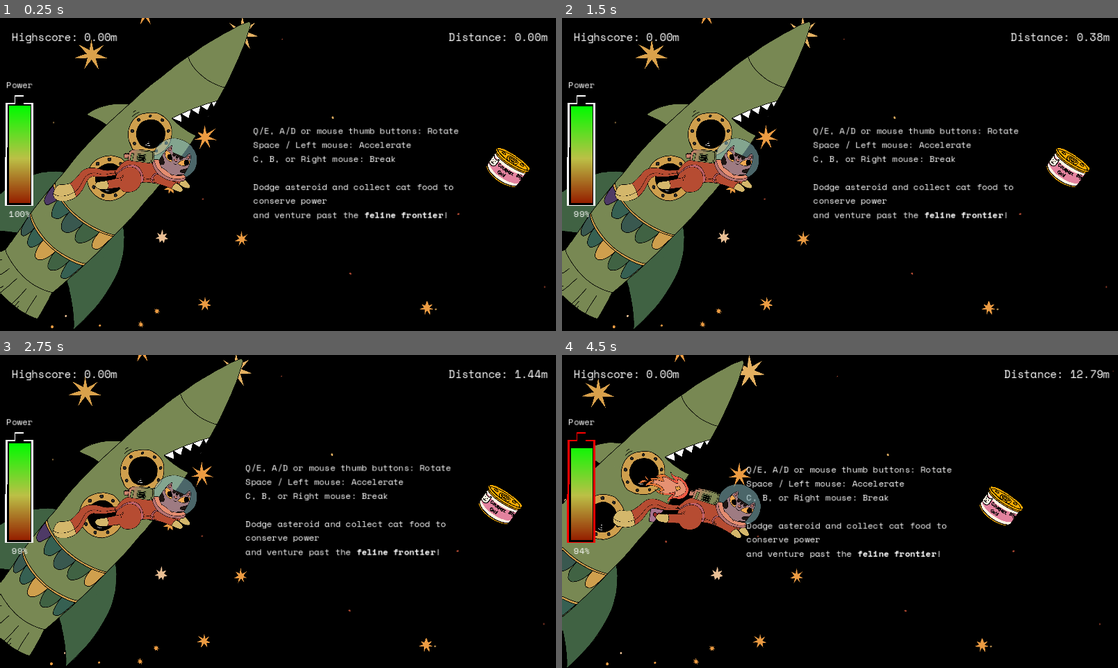
Above: before the commit, frames 1-4 (two rows, left to right).
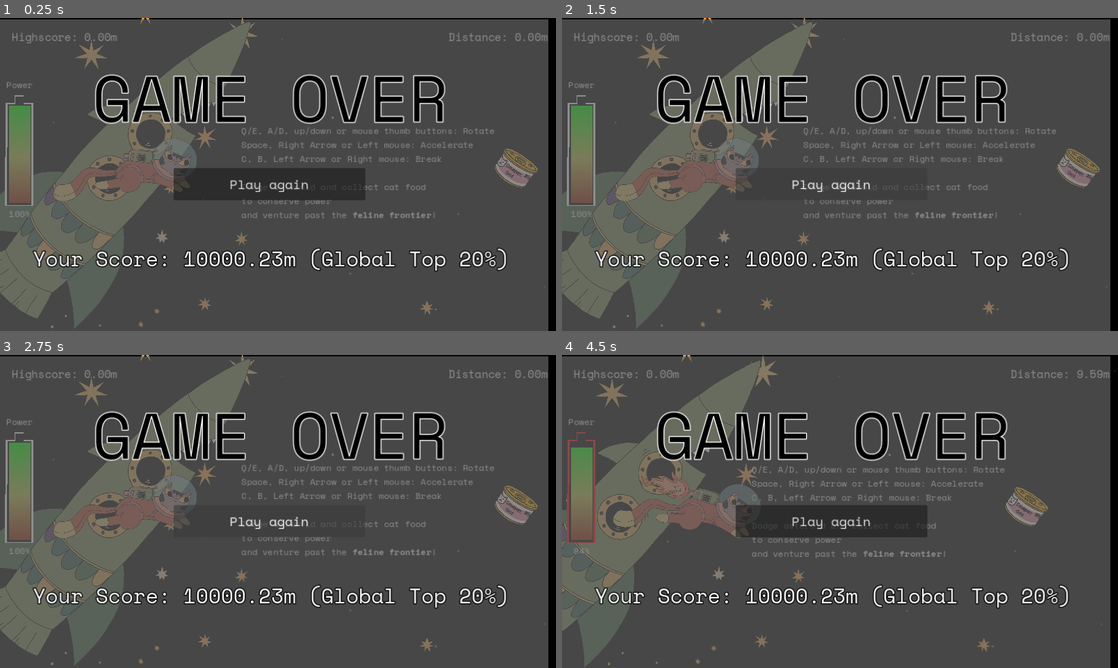
Above: after the commit, the same moments.

Repository: bene-labs/Feline-Frontier
Game: Godot game, scene res://scenes/game.tscn
The game is run twice, just before and just after one commit, with the same random seed, the same clock (stepped at 60 frames per second) and the same inputs. Sound files missing from this copy of the repository are replaced by a short silence.
Inputs (mouse positions are in pixels of both pictures, inside the frame that each line leads up to):
- Up to frame 1 (0.25 s): no input
- Up to frame 2 (1.5 s): click (828, 183) at 0.5 s, where only the run after the commit has a clickable "Play again"; click (828, 183) at 1.25 s, where only the run after the commit has a clickable "Play again"
- Up to frame 3 (2.75 s): click (266, 520) at 2 s, where only the run after the commit has a clickable "Play again"
- Up to frame 4 (4.5 s): move the mouse to (962, 495) at 2.77 s; hold E (roate_right) 2.78-3.53 s; hold Space (boost) 2.78-3.53 s; move the mouse to (728, 527) at 3.52 s; hold Q (rotate_left) 3.53-4.28 s; right-click (728, 527) at 3.6 s; move the mouse to (895, 442) at 4.27 s; hold E (roate_right) from 4.28 s (still down); hold Space (boost) from 4.28 s (still down)

The runs differ from the first frame. In frame 1, 95% of the frame differs, in the area x 0-99%, y 0-100%; in frame 2, 95%; in frame 3, 95%; in frame 4, 95%.

Commit message:
fix music, adjust ui

Diff:
--- a/project.godot
+++ b/project.godot
@@ -32,6 +32,7 @@
 "events": [Object(InputEventKey,"resource_local_to_scene":false,"resource_name":"","device":0,"window_id":0,"alt_presse …(189 unchanged characters)…
 , null, Object(InputEventMouseButton,"resource_local_to_scene":false,"resource_name":"","device":-1,"window_id":0,"alt_ …(250 unchanged characters)…
 , Object(InputEventJoypadButton,"resource_local_to_scene":false,"resource_name":"","device":-1,"button_index":0,"pressure":0.0,"pressed":false,"script":null)
+, Object(InputEventKey,"resource_local_to_scene":false,"resource_name":"","device":-1,"window_id":0,"alt_pressed":false,"shift_pressed":false,"ctrl_pressed":false,"meta_pressed":false,"pressed":false,"keycode":4194321,"physical_keycode":0,"key_label":0,"unicode":0,"location":0,"echo":false,"script":null)
 ]
 }
 rotate_left={
@@ -40,6 +41,7 @@
 , Object(InputEventMouseButton,"resource_local_to_scene":false,"resource_name":"","device":-1,"window_id":0,"alt_presse …(244 unchanged characters)…
 , Object(InputEventKey,"resource_local_to_scene":false,"resource_name":"","device":-1,"window_id":0,"alt_pressed":false …(182 unchanged characters)…
 , Object(InputEventJoypadButton,"resource_local_to_scene":false,"resource_name":"","device":-1,"button_index":13,"pressure":0.0,"pressed":false,"script":null)
+, Object(InputEventKey,"resource_local_to_scene":false,"resource_name":"","device":-1,"window_id":0,"alt_pressed":false,"shift_pressed":false,"ctrl_pressed":false,"meta_pressed":false,"pressed":false,"keycode":4194320,"physical_keycode":0,"key_label":0,"unicode":0,"location":0,"echo":false,"script":null)
 ]
 }
 roate_right={
@@ -47,8 +49,8 @@
 "events": [Object(InputEventKey,"resource_local_to_scene":false,"resource_name":"","device":-1,"window_id":0,"alt_press …(192 unchanged characters)…
 , Object(InputEventMouseButton,"resource_local_to_scene":false,"resource_name":"","device":-1,"window_id":0,"alt_presse …(244 unchanged characters)…
 , Object(InputEventKey,"resource_local_to_scene":false,"resource_name":"","device":-1,"window_id":0,"alt_pressed":false …(183 unchanged characters)…
-, Object(InputEventJoypadMotion,"resource_local_to_scene":false,"resource_name":"","device":-1,"axis":0,"axis_value":1.0,"script":null)
 , Object(InputEventJoypadButton,"resource_local_to_scene":false,"resource_name":"","device":-1,"button_index":14,"pressure":0.0,"pressed":false,"script":null)
+, Object(InputEventKey,"resource_local_to_scene":false,"resource_name":"","device":-1,"window_id":0,"alt_pressed":false,"shift_pressed":false,"ctrl_pressed":false,"meta_pressed":false,"pressed":false,"keycode":4194322,"physical_keycode":0,"key_label":0,"unicode":0,"location":0,"echo":false,"script":null)
 ]
 }
 break={
@@ -57,6 +59,7 @@
 , Object(InputEventKey,"resource_local_to_scene":false,"resource_name":"","device":-1,"window_id":0,"alt_pressed":false …(182 unchanged characters)…
 , Object(InputEventKey,"resource_local_to_scene":false,"resource_name":"","device":-1,"window_id":0,"alt_pressed":false …(182 unchanged characters)…
 , Object(InputEventJoypadButton,"resource_local_to_scene":false,"resource_name":"","device":-1,"button_index":1,"pressure":0.0,"pressed":false,"script":null)
+, Object(InputEventKey,"resource_local_to_scene":false,"resource_name":"","device":-1,"window_id":0,"alt_pressed":false,"shift_pressed":false,"ctrl_pressed":false,"meta_pressed":false,"pressed":false,"keycode":4194319,"physical_keycode":0,"key_label":0,"unicode":0,"location":0,"echo":false,"script":null)
 ]
 }
 
--- a/scenes/game.tscn
+++ b/scenes/game.tscn
@@ -85,9 +85,9 @@
 texture = ExtResource("3_udrhp")
 
 [node name="Instructions" type="RichTextLabel" parent="."]
-offset_left = 393.0
+offset_left = 371.0
 offset_top = 206.0
-offset_right = 827.0
+offset_right = 861.0
 offset_bottom = 513.0
 theme_override_fonts/normal_font = ExtResource("6_erv7o")
 theme_override_fonts/mono_font = ExtResource("6_erv7o")
@@ -95,11 +95,12 @@
 theme_override_fonts/bold_italics_font = ExtResource("8_8wrmk")
 theme_override_fonts/bold_font = ExtResource("9_7irhb")
 bbcode_enabled = true
-text = "Q/E, A/D or mouse thumb buttons: Rotate
-Space / Left mouse: Accelerate
-C, B, or Right mouse: Break
-
-Dodge asteroid and collect cat food to conserve power
+text = "Q/E, A/D, up/down or mouse thumb buttons: Rotate
+Space, Right Arrow or Left mouse: Accelerate
+C, B, Left Arrow or Right mouse: Break
+
+Dodge asteroid and collect cat food
+to conserve power
 and venture past the [b]feline frontier[/b]!
 "
 
@@ -212,7 +213,7 @@
 [node name="Obstacles" type="Node2D" parent="."]
 
 [node name="CatFood" parent="." instance=ExtResource("16_o10g6")]
-position = Vector2(864, 289)
+position = Vector2(879, 290)
 rotation = 0.58704
 
 [connection signal="died" from="Player" to="LimitedCamera/GameUI" method="_on_player_died"]
--- a/scenes/game_ui.tscn
+++ b/scenes/game_ui.tscn
@@ -1,8 +1,9 @@
-[gd_scene load_steps=6 format=3 uid="uid://qpdxv4l38x5a"]
+[gd_scene load_steps=7 format=3 uid="uid://qpdxv4l38x5a"]
 
 [ext_resource type="Script" path="res://scripts/game_ui.gd" id="1_7uqta"]
 [ext_resource type="FontFile" uid="uid://c2dwlq7c5n6nb" path="res://fonts/Space_Mono/SpaceMono-Regular.ttf" id="2_prhcq"]
 [ext_resource type="Script" path="res://scripts/energy_bar.gd" id="2_wdaxr"]
+[ext_resource type="FontFile" uid="uid://b1he8sw3ae1gj" path="res://fonts/Space_Mono/SpaceMono-Bold.ttf" id="4_t8kn6"]
 
 [sub_resource type="Gradient" id="Gradient_772o6"]
 offsets = PackedFloat32Array(0, 0.541738, 1)
@@ -95,18 +96,18 @@
 wait_time = 0.15
 
 [node name="GameOverScreen" type="ColorRect" parent="."]
-visible = false
-offset_left = 1.0
-offset_right = 1031.0
-offset_bottom = 581.0
+offset_left = -13.0
+offset_top = 2.0
+offset_right = 1017.0
+offset_bottom = 583.0
 color = Color(0.384229, 0.384229, 0.384229, 0.729412)
 
 [node name="Label" type="Label" parent="GameOverScreen"]
 layout_mode = 0
 offset_left = 2.0
-offset_top = 70.0
+offset_top = 55.0
 offset_right = 1025.0
-offset_bottom = 235.0
+offset_bottom = 234.0
 theme_override_colors/font_color = Color(0, 0, 0, 1)
 theme_override_colors/font_outline_color = Color(1, 1, 1, 1)
 theme_override_constants/outline_size = 7
@@ -118,20 +119,19 @@
 [node name="RetryButton" type="Button" parent="GameOverScreen"]
 layout_mode = 0
 offset_left = 334.0
-offset_top = 261.0
+offset_top = 276.0
 offset_right = 690.0
-offset_bottom = 321.0
+offset_bottom = 336.0
 theme_override_fonts/font = ExtResource("2_prhcq")
 theme_override_font_sizes/font_size = 24
 text = "Play again"
 
 [node name="ScoreResultLabel" type="Label" parent="GameOverScreen"]
-visible = false
-layout_mode = 0
-offset_left = 7.0
-offset_top = 388.0
-offset_right = 1026.0
-offset_bottom = 535.0
+layout_mode = 0
+offset_left = 3.0
+offset_top = 371.0
+offset_right = 1028.0
+offset_bottom = 518.0
 theme_override_colors/font_outline_color = Color(0, 0, 0, 1)
 theme_override_constants/outline_size = 7
 theme_override_fonts/font = ExtResource("2_prhcq")
@@ -140,13 +140,74 @@
 horizontal_alignment = 1
 vertical_alignment = 1
 
+[node name="BestPlayersLabel" type="Label" parent="GameOverScreen"]
+visible = false
+layout_mode = 0
+offset_left = 7.0
+offset_top = 433.0
+offset_right = 1026.0
+offset_bottom = 580.0
+theme_override_colors/font_outline_color = Color(0, 0, 0, 1)
+theme_override_constants/outline_size = 7
+theme_override_fonts/font = ExtResource("2_prhcq")
+theme_override_font_sizes/font_size = 32
+text = "Top Players: 1.??? - 10.83km 2.??? - 10.43km
+ 3.??? - 10.42km 4.??? - 10.41km 5.??? 10.48km"
+horizontal_alignment = 1
+vertical_alignment = 1
+autowrap_mode = 3
+
+[node name="EnterInitials" type="Control" parent="GameOverScreen"]
+visible = false
+anchors_preset = 0
+
+[node name="Title" type="Label" parent="GameOverScreen/EnterInitials"]
+offset_left = 9.0
+offset_top = 423.0
+offset_right = 1034.0
+offset_bottom = 493.0
+theme_override_colors/font_outline_color = Color(0, 0, 0, 1)
+theme_override_constants/outline_size = 7
+theme_override_fonts/font = ExtResource("2_prhcq")
+theme_override_font_sizes/font_size = 32
+text = "Enter your initials"
+horizontal_alignment = 1
+vertical_alignment = 1
+autowrap_mode = 3
+
+[node name="LineEdit" type="LineEdit" parent="GameOverScreen/EnterInitials"]
+layout_mode = 0
+offset_left = 412.0
+offset_top = 484.0
+offset_right = 623.0
+offset_bottom = 528.0
+theme_override_fonts/font = ExtResource("4_t8kn6")
+theme_override_font_sizes/font_size = 24
+alignment = 1
+max_length = 3
+
+[node name="Button" type="Button" parent="GameOverScreen/EnterInitials"]
+layout_mode = 0
+offset_left = 451.0
+offset_top = 536.0
+offset_right = 586.0
+offset_bottom = 568.0
+disabled = true
+text = "confirm"
+
 [node name="GetHighscoresReqest" type="HTTPRequest" parent="."]
 accept_gzip = false
 
 [node name="PostHighscoresRequest" type="HTTPRequest" parent="GetHighscoresReqest"]
 accept_gzip = false
+
+[node name="GetTopPlayersRequest" type="HTTPRequest" parent="."]
+accept_gzip = false
+
+[node name="PatchTopPlayersRequest" type="HTTPRequest" parent="GetTopPlayersRequest"]
 
 [connection signal="timeout" from="EnergyBar/OutlineFlashTimer" to="EnergyBar" method="_on_outline_flash_timer_timeout"]
 [connection signal="button_down" from="GameOverScreen/RetryButton" to="." method="_on_retry_button_button_down"]
 [connection signal="request_completed" from="GetHighscoresReqest" to="." method="_on_get_highscores_reqest_request_completed"]
 [connection signal="request_completed" from="GetHighscoresReqest/PostHighscoresRequest" to="." method="_on_post_highscores_request_request_completed"]
+[connection signal="request_completed" from="GetTopPlayersRequest" to="." method="_on_get_top_players_request_request_completed"]
--- a/scripts/game_ui.gd
+++ b/scripts/game_ui.gd
@@ -65,3 +65,7 @@
 func _on_post_highscores_request_request_completed(result, response_code, headers, body):
 	if response_code != 200:
 		push_error("failed to upload higscore!")
+
+
+func _on_get_top_players_request_request_completed(result: int, response_code: int, headers: PackedStringArray, body: PackedByteArray) -> void:
+	pass # Replace with function body.
Not shown, changed: music/RetroSpace_v1.wav.import
